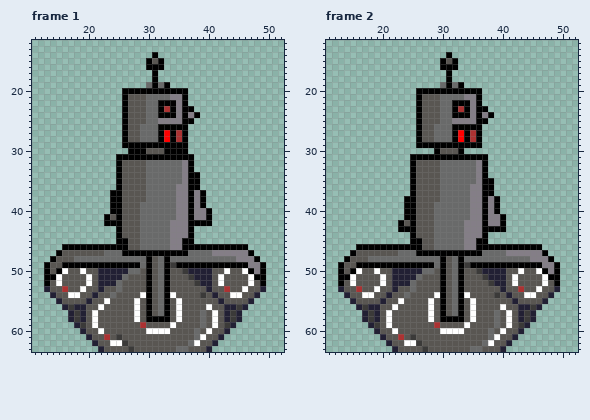
Pixel-art file -- Sprites/Pawns/Robit_Pawn-03-01.aseprite. The picture above is the old version.
64x64 pixels, 80 frames. Shown: frame 1: x 11..52, y 12..63; frame 2: x 11..52, y 12..63. The commit also changed other frames, which this record leaves out.
Now the later version:
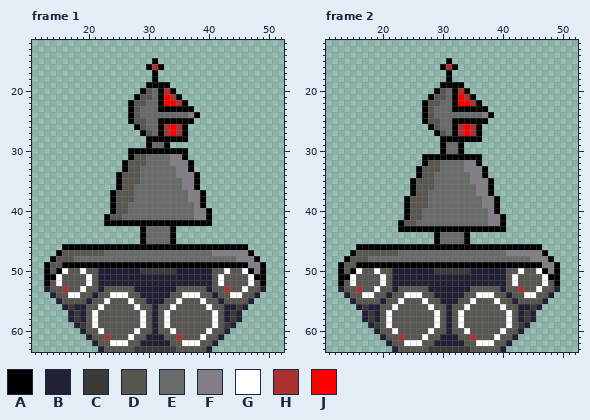
Palette (. is transparent): A #000000  B #222034  C #3b3a39  D #595652  E #696a6a  F #847e87  G #ffffff  H #ac3232  J #ff0000
Difference:
layer "Robit-Wheel" now hidden
layer "Robit-Main" now hidden
Frame 1:
y 14: x 31 A -> .
y 15: x 30..32 ADA -> .A.
y 16: x 31 A -> H
y 19: x 30 E -> A; x 32 E -> A
y 20: x 26..28 AAA -> ...; x 30..31 AA -> DE; x 33 A -> H; x 35..36 AA -> ..
y 21: x 26..28 ADD -> ..A; x 30 E -> D; x 32..36 EEFFA -> AJHA.
y 22: x 26..27 AD -> .A; x 33..35 AAF -> JJH
y 23: x 26..27 AD -> .A; x 29 D -> E; x 33 H -> A; x 35 F -> A
y 24: x 26..27 AD -> .A; x 29 D -> E; x 32..36 AAAFA -> EEEEE
y 25: x 26..27 AD -> .A; x 32..35 FFFF -> AAAA
y 26: x 26..29 ADDE -> ..AD; x 33..35 AAA -> HJH
y 27: x 26..30 ADDEE -> ...AD; x 33..34 JA -> HJ
y 28: x 26..31 ADDEEE -> ....AA; x 33 J -> A; x 35 H -> A
y 29: x 26..29 AAAA -> ....; x 31..32 AA -> EE; x 34..36 AAA -> ...
y 30: x 30..32 DDD -> AAA
y 31: x 25..26 AA -> ..; x 28..35 AAAAAAAA -> DDEEEEFF; x 37 A -> .
y 32: x 25..26 AD -> .A; x 34..35 EE -> FF
y 33: x 25..26 AD -> .A; x 29 D -> E; x 35 E -> F
y 34: x 29 D -> E; x 35 E -> F; x 37 A -> F
y 35: x 29 D -> E; x 37 A -> F
y 36: x 28..29 DD -> EE; x 35 F -> E; x 37 A -> F
y 37..38: x 25 A -> D; x 28..29 DD -> EE; x 35..37 FFA -> EEF
y 39..40: x 25 A -> D; x 27..28 DD -> EE; x 35..37 FFA -> EEE
y 41: x 25..28 ADDD -> DEEE; x 35..37 FFA -> EEE
y 42: x 26..36 DDDEEEEEFFF -> AAAAAAAAAAA
y 43..44: x 25..29 ADDDE -> ....A; x 34..37 FFFA -> A...
y 45: x 25..29 AADDE -> ....A; x 34..37 FFAA -> A...
y 46: x 27..35 DDEEEEEFF -> AAAAAAAAA
y 47: x 26..36 AAAAAAAAAAA -> EEEEEEEEEEE
y 48: x 30..31 AD -> EE; x 33 A -> E
y 49: x 29 E -> A; x 31..32 DE -> AA; x 34 C -> A
y 50: x 27..36 EEDADEADDC -> BBCCCCCCBB
y 51: x 26..37 EDDDADEADDDC -> BBBBBBBBBBBB
y 52: x 25..38 EDDDDADEADDDDC -> BBBBBBBBBBBBBB
y 53: x 25 E -> D; x 28..34 DDADEAD -> BBBBBBB
y 54: x 24..26 EDD -> GGG; x 29..34 GADEAG -> BBBBBD; x 36..39 DDDC -> GGGD
y 55: x 27..28 DG -> GD; x 30..33 ADEA -> BBBD; x 39 D -> G
y 56: x 30..35 ADEADG -> DBDDGD
y 57: x 28..33 GDADEA -> DGDBDG; x 35 G -> D; x 39 E -> D
y 58: x 28..33 GDAAAA -> DGDBDG; x 35 G -> D; x 39 E -> D
y 59: x 29 H -> G; x 31 D -> B; x 33..34 DG -> GD; x 39 E -> D
y 60: x 28 D -> G; x 30..34 GGGGD -> DBDDG; x 38 E -> D
y 61: x 25 C -> D; x 27 D -> G; x 30..32 DDD -> BBB; x 35 D -> H; x 38 E -> D
y 62: x 26 C -> G; x 29..33 DDDDD -> BBBBB; x 36..37 DE -> GG
y 63: x 27..36 CDDDDDDDEE -> DCCCCCCCDD
Frame 2:
y 14: x 31 A -> .
y 15: x 30..32 ADA -> .A.
y 16: x 31 A -> H
y 19: x 30 E -> A; x 32 E -> A
y 20: x 26..28 AAA -> ...; x 30..31 AA -> DE; x 33 A -> H; x 35..36 AA -> ..
y 21: x 26..28 ADD -> ..A; x 30 E -> D; x 32..36 EEFFA -> AJHA.
y 22: x 26..27 AD -> .A; x 33..35 AAF -> JJH
y 23: x 26..27 AD -> .A; x 29 D -> E; x 33 H -> A; x 35 F -> A
y 24: x 26..27 AD -> .A; x 29 D -> E; x 32..36 AAAFA -> EEEEE
y 25: x 26..27 AD -> .A; x 32..35 FFFF -> AAAA
y 26: x 26..29 ADDE -> ..AD; x 33..35 AAA -> HJH
y 27: x 26..30 ADDEE -> ...AD; x 33..34 JA -> HJ
y 28: x 26..31 ADDEEE -> ....AA; x 33 J -> A; x 35 H -> A
y 29: x 26..29 AAAA -> ....; x 31..32 AA -> EE; x 34..36 AAA -> ...
y 30: x 29..32 ADDD -> .AEE
y 31: x 25..26 AA -> ..; x 37 A -> .
y 32: x 25..27 ADD -> ..A; x 34..37 EEFA -> FFA.
y 33: x 25..26 AD -> .A; x 34..35 EE -> FF
y 34: x 25..26 AD -> .A; x 29 D -> E; x 35 E -> F
y 35: x 29 D -> E; x 35 E -> F; x 37 A -> F
y 36: x 29 D -> E; x 35 F -> E; x 37 A -> F
y 37: x 28..29 DD -> EE; x 35 F -> E; x 37 A -> F
y 38: x 25 A -> D; x 28..29 DD -> EE; x 35..37 FFA -> EEF
y 39: x 25 A -> D; x 28 D -> E; x 35..37 FFA -> EEF
y 40..41: x 25 A -> D; x 27..28 DD -> EE; x 35..37 FFA -> EEE
y 42: x 25..28 ADDD -> DEEE; x 34..37 FFFA -> EEEE
y 43: x 26..36 DDDEEEEEFFF -> AAAAAAAAAAA
y 44: x 25..29 ADDDE -> ....A; x 34..37 FFFA -> A...
y 45: x 25..29 AADDE -> ....A; x 34..37 FFAA -> A...
y 46: x 27..35 DDEEEEEFF -> AAAAAAAAA
y 47: x 26..36 AAAAAAAAAAA -> EEEEEEEEEEE
y 48: x 30..31 AD -> EE; x 33 A -> E
y 49: x 29 E -> A; x 31..32 DE -> AA; x 34 C -> A
y 50: x 27..36 EEDADEADDC -> BBCCCCCCBB
y 51: x 26..37 EDDDADEADDDC -> BBBBBBBBBBBB
y 52: x 25..38 EDDDDADEADDDDC -> BBBBBBBBBBBBBB
y 53: x 25 E -> D; x 28..34 DDADEAD -> BBBBBBB
y 54: x 24..26 EDD -> GGG; x 29..34 GADEAG -> BBBBBD; x 36..39 DDDC -> GGGD
y 55: x 27..28 DG -> GD; x 30..33 ADEA -> BBBD; x 39 D -> G
y 56: x 30..35 ADEADG -> DBDDGD
y 57: x 28..33 GDADEA -> DGDBDG; x 35 G -> D; x 39 E -> D
y 58: x 28..33 GDAAAA -> DGDBDG; x 35 G -> D; x 39 E -> D
y 59: x 29 H -> G; x 31 D -> B; x 33..34 DG -> GD; x 39 E -> D
y 60: x 28 D -> G; x 30..34 GGGGD -> DBDDG; x 38 E -> D
y 61: x 25 C -> D; x 27 D -> G; x 30..32 DDD -> BBB; x 35 D -> H; x 38 E -> D
y 62: x 26 C -> G; x 29..33 DDDDD -> BBBBB; x 36..37 DE -> GG
y 63: x 27..36 CDDDDDDDEE -> DCCCCCCCDD
Boxes around the changes in both pictures, in picture pixels (x1, y1, x2, y2):
changed: (110, 52, 206, 352)
changed: (404, 52, 500, 352)
